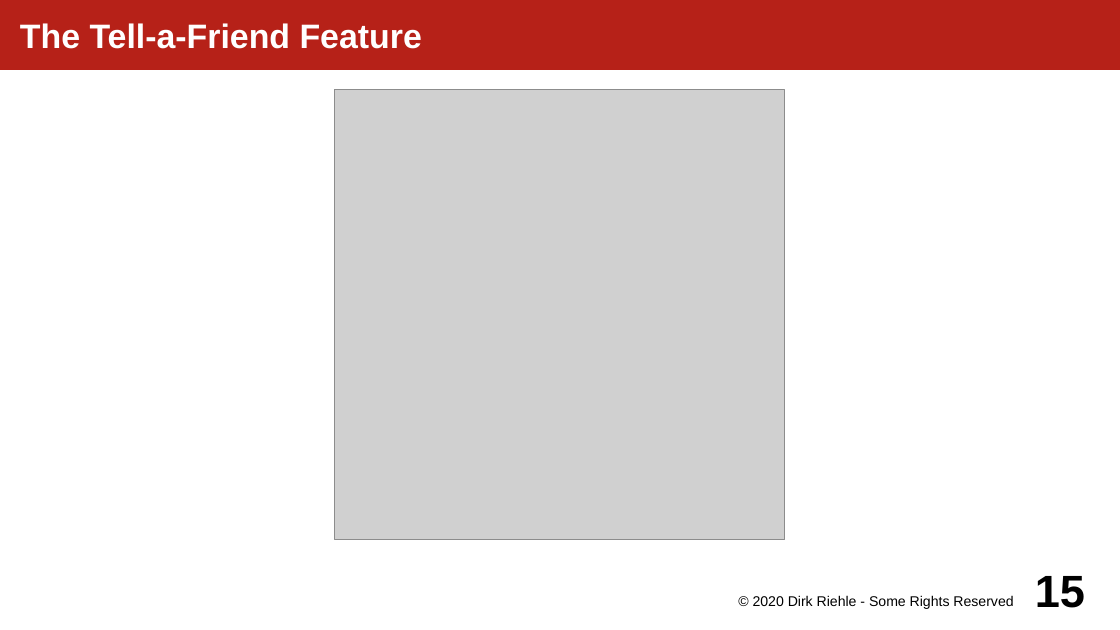
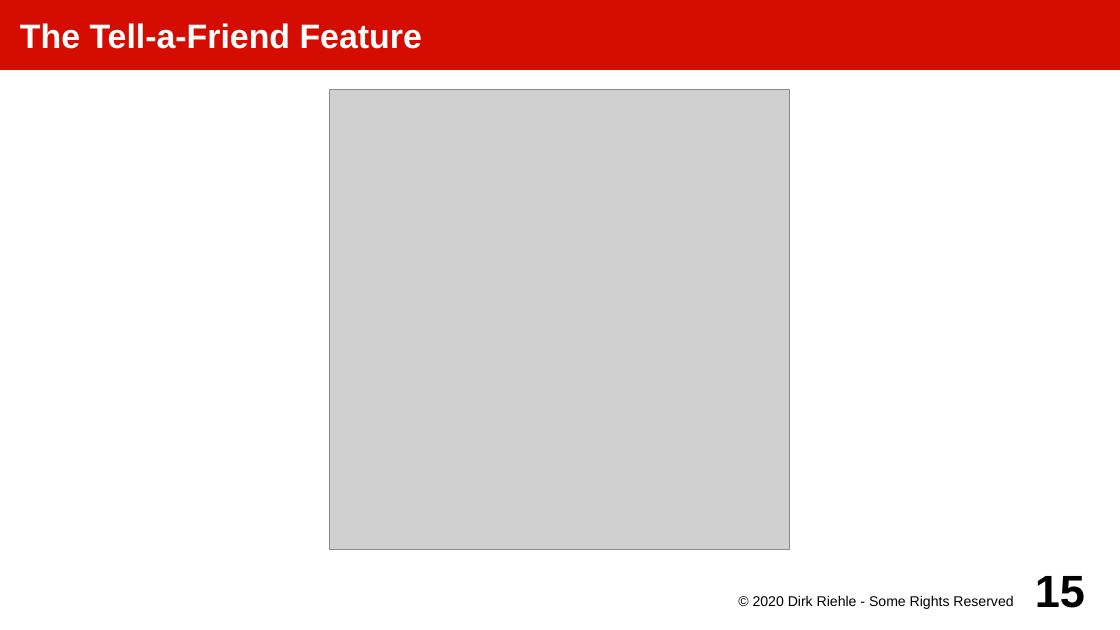
Before and after one commit to dirkriehle/amos-course, a slide deck: slide 15 of Lecture slides/AMOS B01 - Project Crash Course.odp. Drawn at 1120x630 pixels with LibreOffice and Linux fonts; fonts in the diff are those of the drawing; grey boxes stand for pictures. Boxes give left, top, right and bottom in pixels: in the first picture for what was removed or moved away, otherwise in the second. Text is boxed around its words. In the diff, an @@ line names an element or a change of style, - is before the commit and + after.

```diff
--- a/Lecture slides/AMOS B01 - Project Crash Course.odp
+++ b/Lecture slides/AMOS B01 - Project Crash Course.odp
@@ title "The Tell-a-Friend Feature" at (0,0,1120,70): fill #B62118 to #D50D01 @@
@@ picture: place and size @@
-picture at (335,90,786,541)
+picture at (330,90,791,551)
```
Also in this commit, not shown: 34 other slides changed, 35 other files.
